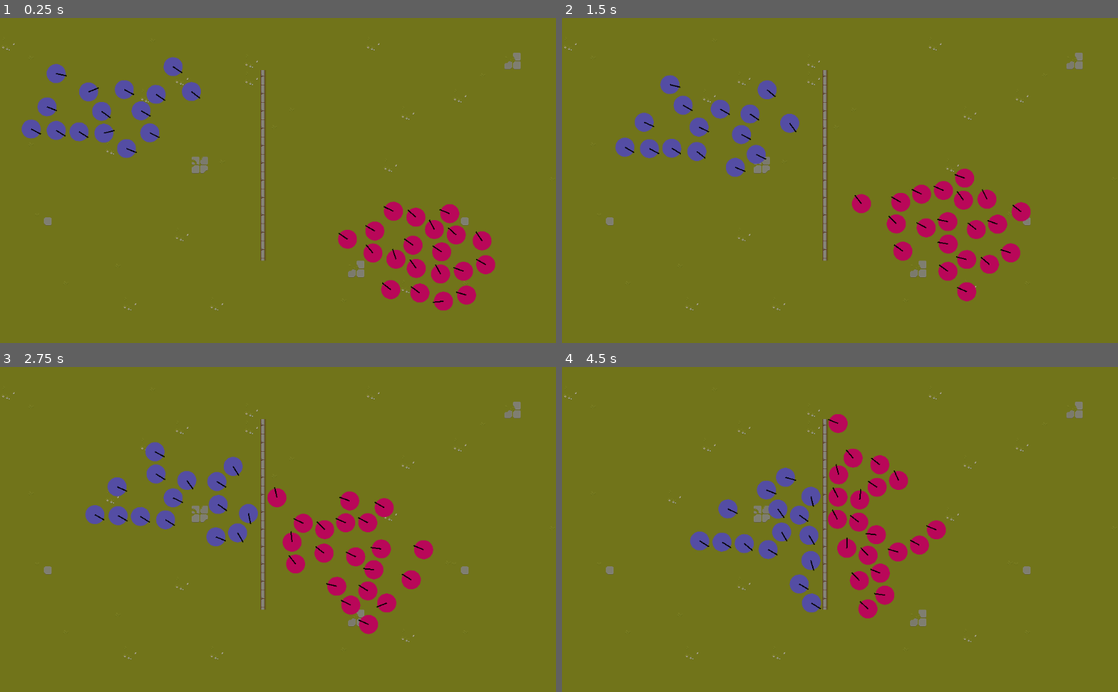
Above: before the commit, frames 1-4 (two rows, left to right).
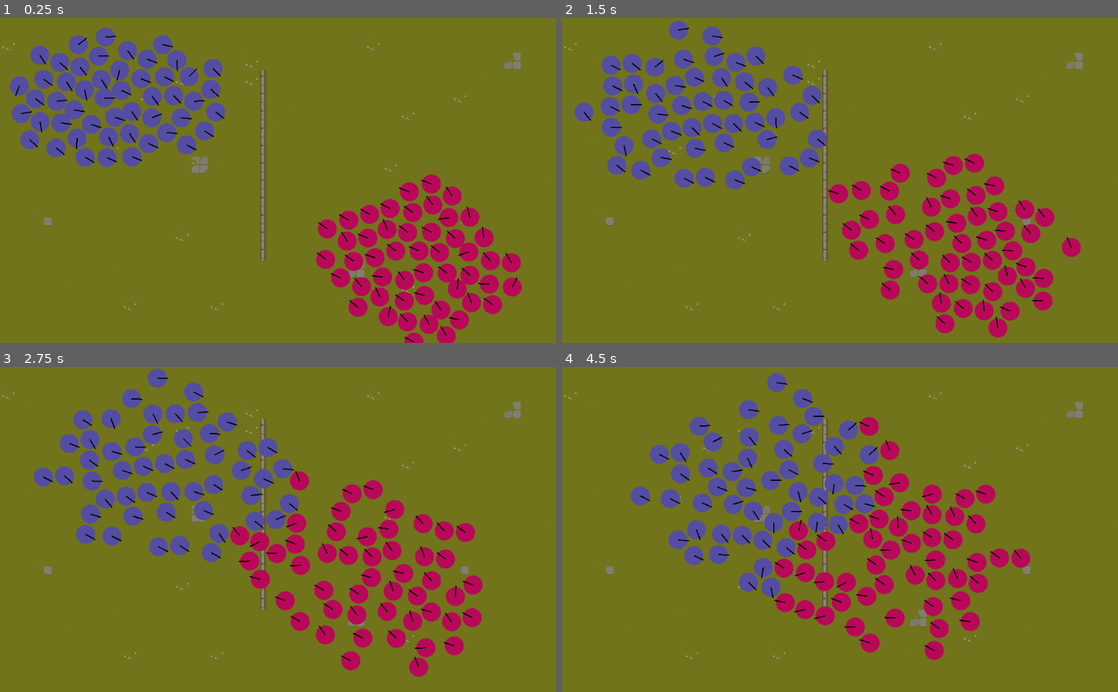
Above: after the commit, the same moments.

Repository: uknowmee/social-force
Game: Godot game, scene res://Test.tscn
Same seed, same stepped clock (60 frames per second), same inputs: the game is played once before the commit and once after it.
Inputs:
- Up to frame 1 (0.25 s): no input
- Up to frame 2 (1.5 s): no input
- Up to frame 3 (2.75 s): no input
- Up to frame 4 (4.5 s): no input

The runs differ from the first frame. In frame 1, 15% of the frame differs, in the area x 1-94%, y 2-100%; in frame 2, 17%; in frame 3, 17%; in frame 4, 18%, in the area x 12-85%, y 1-91%.

Commit message:
improve performance

Diff:
--- a/Agent.tscn
+++ b/Agent.tscn
@@ -9,7 +9,6 @@
 [node name="Agent" type="KinematicBody2D"]
 collision_layer = 3
 collision_mask = 3
-collision/safe_margin = 3.0
 script = ExtResource( 1 )
 
 [node name="Sprite" type="Sprite" parent="."]
@@ -20,11 +19,9 @@
 scale = Vector2( 0.546875, 0.546875 )
 shape = SubResource( 2 )
 
-[node name="RayCast2D" type="RayCast2D" parent="."]
-cast_to = Vector2( 100, 0 )
-collision_mask = 51
-
 [node name="Line2D" type="Line2D" parent="."]
 points = PoolVector2Array( 0, 0, 20, 0 )
 width = 2.0
 default_color = Color( 0, 0, 0, 1 )
+
+[node name="Raycasts" type="Node2D" parent="."]
--- a/Test.tscn
+++ b/Test.tscn
@@ -20,8 +20,8 @@
 [node name="WallsTiles" type="TileMap" parent="."]
 tile_set = ExtResource( 3 )
 cell_size = Vector2( 32, 32 )
-collision_layer = 3
-collision_mask = 3
+collision_layer = 0
+collision_mask = 0
 format = 1
 tile_data = PoolIntArray( 65557, 2, 0, 196623, 10, 0, 262152, 2, 0, 262159, 10, 0, 327695, 10, 0, 393231, 10, 0, 458767, 10, 0, 524303, 10, 0, 589839, 10, 0, 655375, 10, 0, 720911, 10, 0, 786447, 10, 0, 851983, 10, 0 )
 
@@ -38,7 +38,7 @@
 }
 
 [node name="AgentSpawn" parent="." instance=ExtResource( 2 )]
-amount = 20
+amount = 50
 target = NodePath("../Target B")
 
 [node name="CollisionShape2D" type="CollisionShape2D" parent="AgentSpawn"]
@@ -46,7 +46,7 @@
 shape = SubResource( 1 )
 
 [node name="AgentSpawn2" parent="." instance=ExtResource( 2 )]
-amount = 15
+amount = 50
 target = NodePath("../Target A")
 
 [node name="CollisionShape2D" type="CollisionShape2D" parent="AgentSpawn2"]
--- a/scripts/Agent.gd
+++ b/scripts/Agent.gd
@@ -5,12 +5,13 @@
 
 export var maximumVelocity = 100.0
 export var weight = 1.0
-export var maximumRaycastAngle = 120;
+export var maximumRaycastAngle = 90;
+export var raycastPlacementDensity = 3;
 export var raycastDistance = 100;
 export var relaxationTime = 1.5;
 
-onready var raycast = $RayCast2D;
 onready var sprite = $Sprite;
+onready var raycastContainer = $Raycasts;
 
 var velocity = Vector2(0, 0)
 var reached_target = false
@@ -23,8 +24,8 @@
 func _ready():
 	randomize()
 	self.set_radius()
-	raycast.cast_to = Vector2(raycastDistance, 0)
 	sprite.modulate = modulateColor;
+	generate_raycasts()
 
 func _process(_dt):
 	if not target:
@@ -32,7 +33,6 @@
 		set_process(false);
 		return
 
-	# construct desired velocity from distance and angle
 	desired_direction = get_desired_direction()
 	desired_velocity = Vector2(get_desired_speed(), 0);
 
@@ -46,33 +46,29 @@
 	velocity = move_and_slide(desired_velocity.rotated(rotation))
 
 func get_desired_speed():
-	var dist = raycast_distance_at_angle(0) / relaxationTime;
+	var dist = raycast_distance_to_collision(raycastContainer.get_child(0)) / relaxationTime;
 	return min(maximumVelocity, dist);
 
 func get_desired_direction():
 	var best_angle = null;
 	var best_distance = null;
-	for step in range(0, maximumRaycastAngle / 2, 2):
-		for direction in ([1] if step == 0 else [1, -1]):
-			var dir = step * direction
-			var distance = cognitive_heuristic(dir);
-			if best_distance == null or distance > best_distance:
-				best_distance = distance;
-				best_angle = dir;
+	for ray in raycastContainer.get_children():
+		var distance = cognitive_heuristic(ray);
+		if best_distance == null or distance > best_distance:
+			best_distance = distance;
+			best_angle = ray.rotation_degrees;
 	return best_angle
 
 # d(alpha)
-func cognitive_heuristic(angle):
-	var dist_to_collision = raycast_distance_at_angle(angle);
+func cognitive_heuristic(ray):
+	var dist_to_collision = raycast_distance_to_collision(ray);
 	var direction_to_target = position.angle_to_point(target.position);
-	var global_angle = deg2rad(angle) + rotation;
+	var global_angle = ray.rotation + rotation;
 	var penalty = 2 * raycastDistance * dist_to_collision * cos(direction_to_target - global_angle)
 	return pow(raycastDistance, 2) + pow(dist_to_collision, 2) - penalty;
 
 # f(alpha)
-func raycast_distance_at_angle(angle):
-	raycast.rotation_degrees = angle;
-	raycast.force_raycast_update();
+func raycast_distance_to_collision(raycast):
 	if raycast.is_colliding():
 		return position.distance_to(raycast.get_collision_point());
 	else:
@@ -81,8 +77,16 @@
 func set_radius():
 	var shape = get_node("CollisionShape2D").shape
 	shape.set_radius(self.radius)
-	# original sprite size is 128x128, scale it to fit the radius
 	sprite.scale = Vector2(self.radius / 128, self.radius / 128)
 
 func has_reached_target():
 	return self.radius > self.position.distance_to(target.position);
+
+func generate_raycasts():
+	for step in range(0, maximumRaycastAngle / 2, raycastPlacementDensity):
+		for direction in ([1] if step == 0 else [1, -1]):
+			var rc = RayCast2D.new();
+			rc.cast_to = Vector2(raycastDistance, 0)
+			rc.rotation_degrees = step * direction;
+			rc.enabled = true;
+			raycastContainer.add_child(rc)
